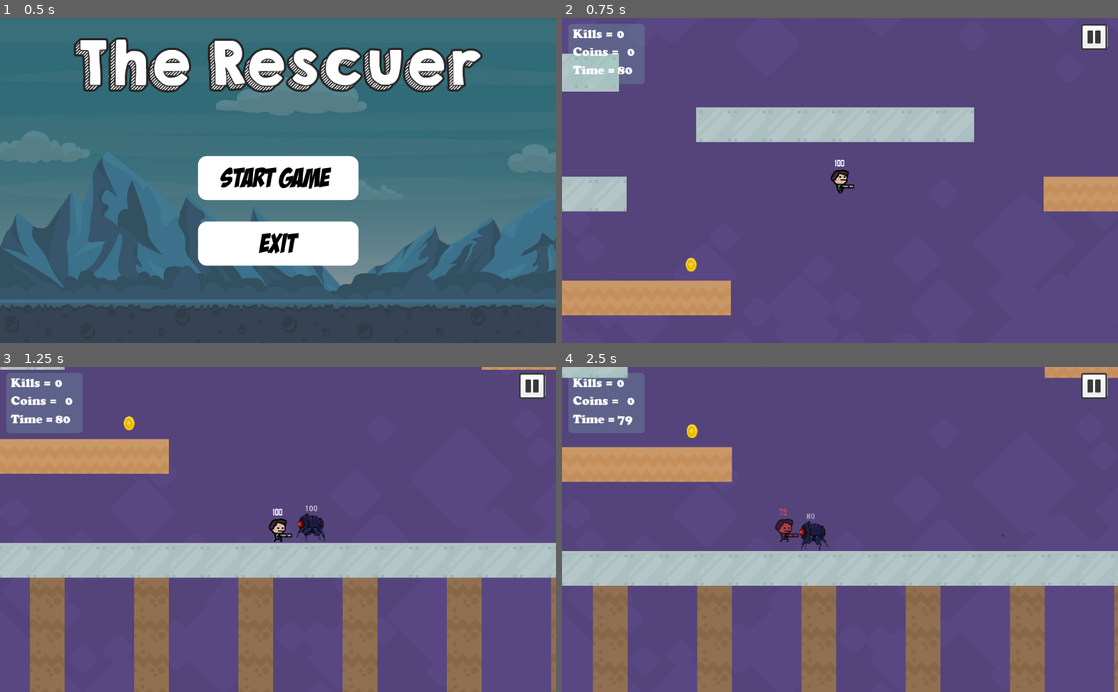
Above: before the commit, frames 1-4 (two rows, left to right).
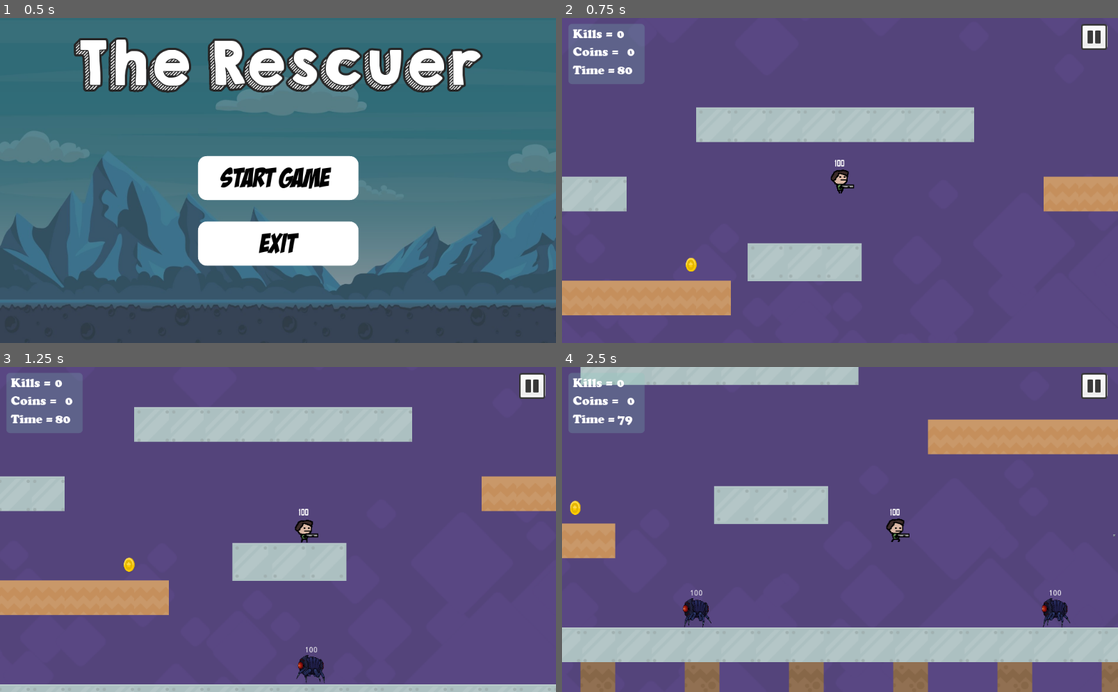
Above: after the commit, the same moments.

Repository: gamerguide54/Rescue
Game: Godot game, scene res://TitleMenu.tscn
Same seed, same stepped clock (60 frames per second), same inputs: the game is played once before the commit and once after it.
Inputs (mouse positions are in pixels of both pictures, inside the frame that each line leads up to):
- Up to frame 1 (0.5 s): no input
- Up to frame 2 (0.75 s): click "Start Game" at 0.5 s
- Up to frame 3 (1.25 s): no input
- Up to frame 4 (2.5 s): move the mouse to (962, 513) at 1.27 s; hold Right (right) from 1.28 s (still down); click (962, 513) at 1.35 s; tap Up (jump) at 1.52, 2.27 s; move the mouse to (728, 545) at 2.02 s; click (728, 545) at 2.1 s

Frame 1 is identical in both runs. In frame 2, 3.5% of the frame differs, in the area x 0-54%, y 10-81%; in frame 3, 36%; in frame 4, 42%, in the area x 0-100%, y 0-100%.

Commit message:
pad1
working on moving platforms

Diff:
--- a/World.tscn
+++ b/World.tscn
@@ -15,7 +15,7 @@
 [ext_resource path="res://Assets/fonts/Admire Gustavo.otf" type="DynamicFontData" id=13]
 [ext_resource path="res://Assets/Bin/grey_button13.png" type="Texture" id=14]
 [ext_resource path="res://Assets/Bin/stop button.png" type="Texture" id=15]
-[ext_resource path="res://opjects/moving Platform.tscn" type="PackedScene" id=16]
+[ext_resource path="res://Assets/Bin/metalMid.png" type="Texture" id=16]
 
 [sub_resource type="RectangleShape2D" id=1]
 extents = Vector2( 352, 32.5 )
@@ -60,6 +60,41 @@
 [sub_resource type="DynamicFont" id=15]
 size = 20
 font_data = ExtResource( 13 )
+
+[sub_resource type="RectangleShape2D" id=16]
+extents = Vector2( 105, 35 )
+
+[sub_resource type="Animation" id=17]
+length = 0.001
+tracks/0/type = "value"
+tracks/0/path = NodePath("KinematicBody2D:position")
+tracks/0/interp = 1
+tracks/0/loop_wrap = true
+tracks/0/imported = false
+tracks/0/enabled = true
+tracks/0/keys = {
+"times": PoolRealArray( 0 ),
+"transitions": PoolRealArray( 1 ),
+"update": 0,
+"values": [ Vector2( 419, 350 ) ]
+}
+
+[sub_resource type="Animation" id=18]
+resource_name = "move"
+length = 3.0
+loop = true
+tracks/0/type = "value"
+tracks/0/path = NodePath("KinematicBody2D:position")
+tracks/0/interp = 1
+tracks/0/loop_wrap = true
+tracks/0/imported = false
+tracks/0/enabled = true
+tracks/0/keys = {
+"times": PoolRealArray( 0, 1.5, 3 ),
+"transitions": PoolRealArray( 1, 1, 1 ),
+"update": 0,
+"values": [ Vector2( 419, 350 ), Vector2( 675, 350 ), Vector2( 419, 350 ) ]
+}
 
 [node name="World" type="Node2D"]
 script = ExtResource( 10 )
@@ -296,7 +331,34 @@
 custom_fonts/font = SubResource( 15 )
 text = "moving Platform"
 
-[node name="moving Platform" parent="." instance=ExtResource( 16 )]
+[node name="Node2D" type="Node2D" parent="."]
+
+[node name="KinematicBody2D" type="KinematicBody2D" parent="Node2D"]
+position = Vector2( 419, 350 )
+__meta__ = {
+"_edit_group_": true
+}
+
+[node name="Sprite3" type="Sprite" parent="Node2D/KinematicBody2D"]
+texture = ExtResource( 16 )
+
+[node name="Sprite" type="Sprite" parent="Node2D/KinematicBody2D"]
+position = Vector2( 70, 0 )
+texture = ExtResource( 16 )
+
+[node name="Sprite2" type="Sprite" parent="Node2D/KinematicBody2D"]
+position = Vector2( 140, 0 )
+texture = ExtResource( 16 )
+
+[node name="CollisionShape2D" type="CollisionShape2D" parent="Node2D/KinematicBody2D"]
+position = Vector2( 70, 0 )
+shape = SubResource( 16 )
+
+[node name="AnimationPlayer" type="AnimationPlayer" parent="Node2D/KinematicBody2D"]
+root_node = NodePath("../..")
+autoplay = "move"
+anims/RESET = SubResource( 17 )
+anims/move = SubResource( 18 )
 
 [connection signal="time" from="." to="HUD" method="_on_World_time"]
 [connection signal="body_entered" from="fallzone" to="player" method="_on_fallzone_body_entered"]
--- a/opjects/moving Platform.tscn
+++ b/opjects/moving Platform.tscn
@@ -37,7 +37,7 @@
 "values": [ Vector2( 0, 0 ), Vector2( 400, 0 ), Vector2( 0, 0 ) ]
 }
 
-[node name="moving Platform" type="StaticBody2D"]
+[node name="moving Platform" type="KinematicBody2D"]
 __meta__ = {
 "_edit_group_": true
 }
@@ -54,7 +54,6 @@
 texture = ExtResource( 1 )
 
 [node name="CollisionShape2D" type="CollisionShape2D" parent="."]
-visible = false
 shape = SubResource( 1 )
 
 [node name="AnimationPlayer" type="AnimationPlayer" parent="."]
Not shown: 1 places in World.tscn that only renumber resources
